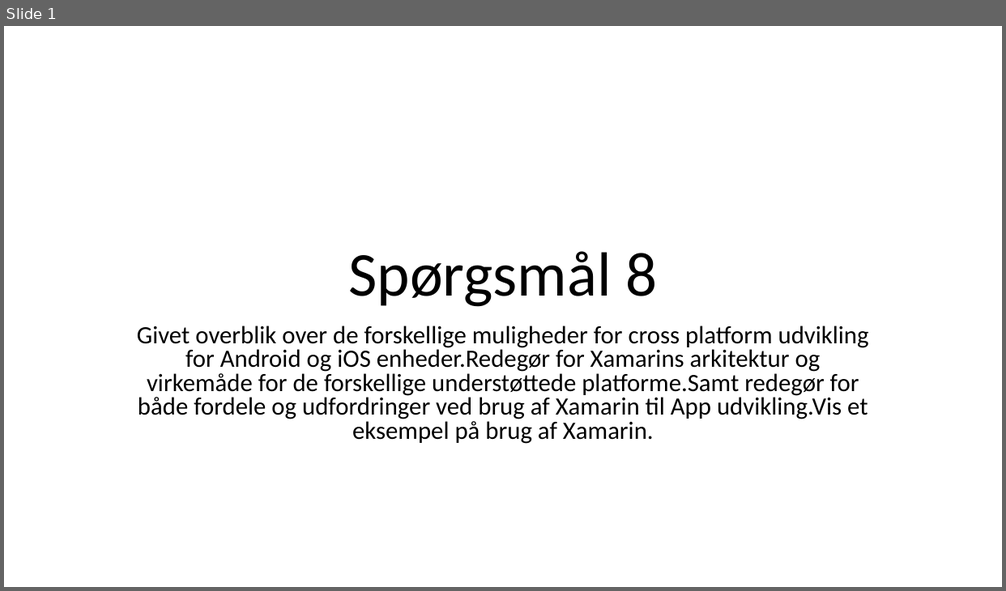
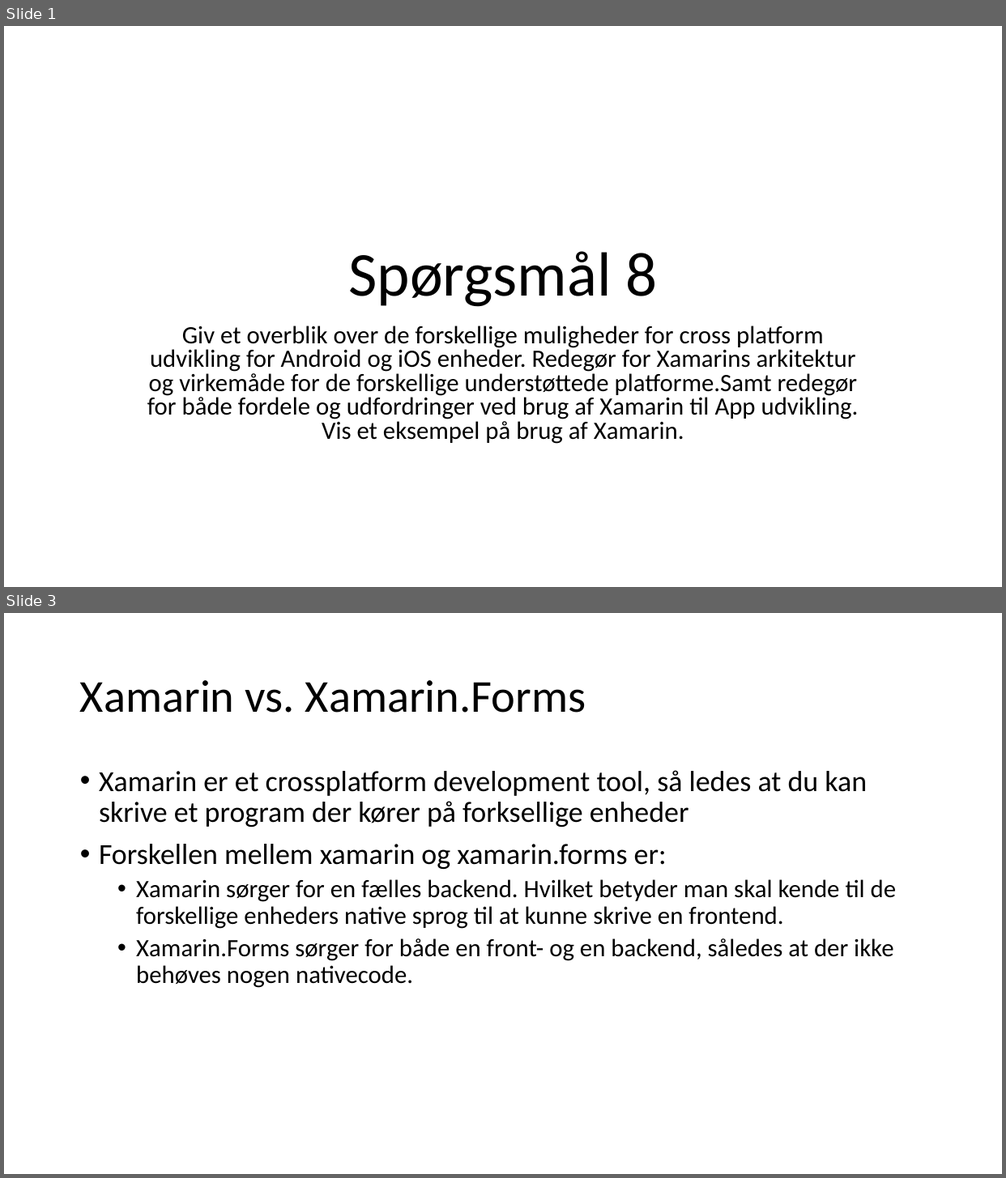
Before and after one commit to AbdulBarakeh/KPU, a slide deck: NEW KPU/KPU/DEM JEG KAN/MÅSKE/Spørgsmål 8.pptx. Shown one above the other, each under a label of ours: slide 1 before the commit, slides 1 and 3 after it; the slides between them are not shown. The pictures are 1006x591 and 1006x1178 pixels, drawn with LibreOffice and Linux fonts; fonts in the diff are those of the drawing. Boxes give left, top, right and bottom in pixels: in the first picture for what was removed or moved away, otherwise in the second. Text is boxed around its words. In the diff, an @@ line names an element or a change of style, - is before the commit and + after.

```diff
--- a/NEW KPU/KPU/DEM JEG KAN/MÅSKE/Spørgsmål 8.pptx
+++ b/NEW KPU/KPU/DEM JEG KAN/MÅSKE/Spørgsmål 8.pptx
@@ slide 3 added at (4,613,1002,1174), background #FFFFFF @@
@@ title added at (80,680,586,713), 44 pt, text #000000 @@
+Xamarin vs. Xamarin.Forms
@@ text added at (99,770,896,988), 24 pt, text #000000 @@
+• Xamarin er et crossplatform development tool, så ledes at du kan skrive et program der kører på forksellige enheder
+• Forskellen mellem xamarin og xamarin.forms er:
+  • Xamarin sørger for en fælles backend. Hvilket betyder man skal kende til de forskellige enheders native sprog til at kunne skrive en frontend.
+  • Xamarin.Forms sørger for både en front- og en backend, således at der ikke behøves nogen nativecode.
@@ slide 1 changed as well @@
@@ subtitle at (147,326,859,444): spaces changed @@
-Givet overblik over de forskellige muligheder for cross platform udvikling for Android og iOS enheder.Redegør for Xamarins arkitektur og virkemåde for de forskellige understøttede platforme.Samt redegør for både fordele og udfordringer ved brug af Xamarin til App udvikling.Vis et eksempel på brug af Xamarin.
+Giv et overblik over de forskellige muligheder for cross platform udvikling for Android og iOS enheder. Redegør for Xamarins arkitektur og virkemåde for de forskellige understøttede platforme.Samt redegør for både fordele og udfordringer ved brug af Xamarin til App udvikling. Vis et eksempel på brug af Xamarin.
```
Also in this commit, not shown: 5 other slides added, 1 other file.
